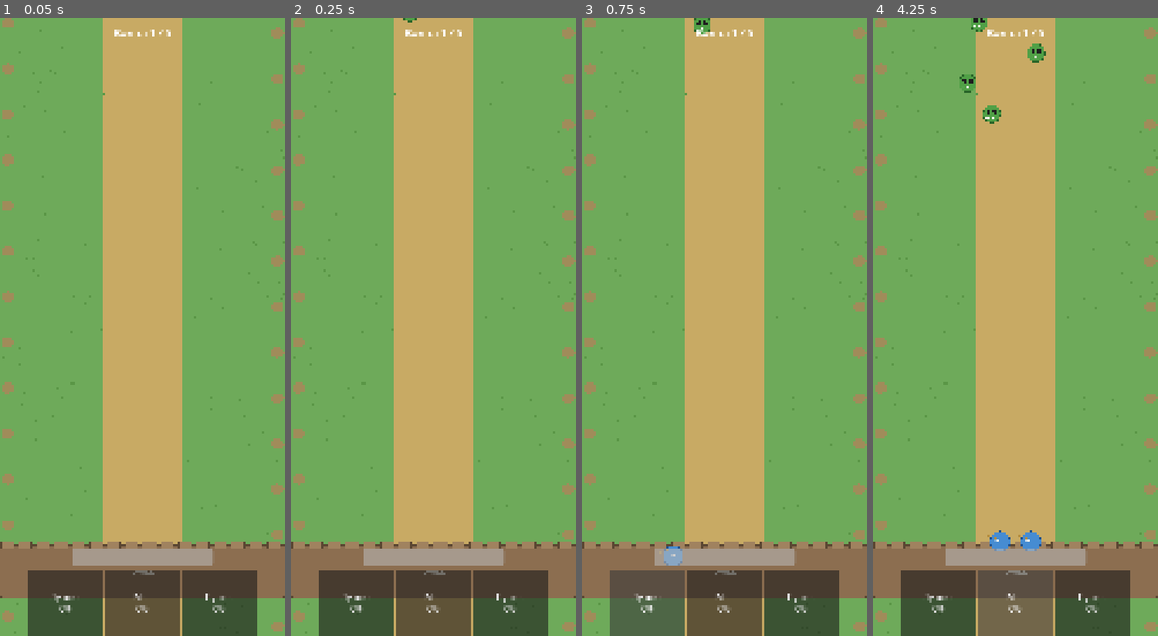
Above: before the commit, frames 1-4 (left to right).
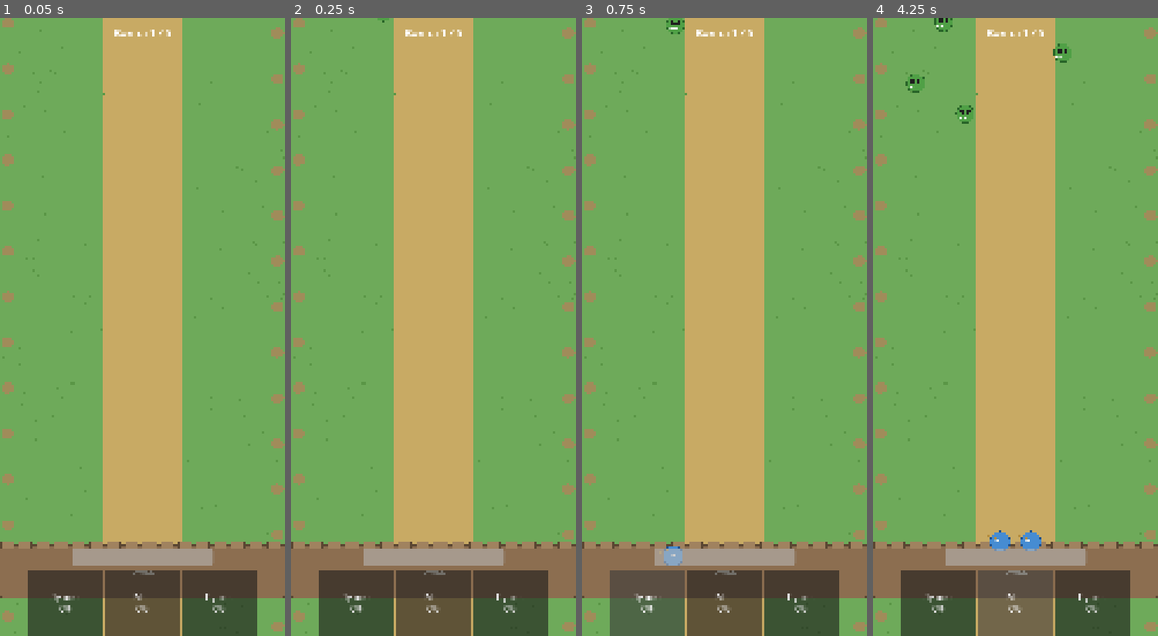
Above: after the commit, the same moments.

Repository: snowydad/MTD
Game: Godot game, scene res://src/scenes/main.tscn
Two runs of this game, one before a commit and one after it. Both use one fixed random seed, a clock stepped at 60 frames per second and the inputs below.
Inputs:
- Up to frame 1 (0.05 s): no input
- Up to frame 2 (0.25 s): no input
- Up to frame 3 (0.75 s): click "Лучник 0%" at 0.5 s
- Up to frame 4 (4.25 s): click "Маг 0%" at 1.25 s; click "Пушка 0%" at 2 s; click "Лучник 0%" at 2.75 s; click "Маг 0%" at 3.5 s

Frame 1 is identical in both runs. In frame 2, less than 0.1% of the frame differs, in the area x 30-45%, y 0-1%; in frame 3, 0.3%; in frame 4, 1.1%, in the area x 11-70%, y 0-18%.

Commit message:
Spawner upd

Diff:
--- a/src/scenes/enemies/goblin_spawner.tscn
+++ b/src/scenes/enemies/goblin_spawner.tscn
@@ -6,3 +6,4 @@
 [node name="GoblinSpawner" type="Node2D" unique_id=1609692534]
 script = ExtResource("1_spawner")
 enemy_scene = ExtResource("2_goblin")
+spawn_x_min = 30.0
--- a/src/scenes/main.tscn
+++ b/src/scenes/main.tscn
@@ -1,37 +1,35 @@
-[gd_scene load_steps=5 format=3 uid="uid://bmainscene001"]
+[gd_scene format=3 uid="uid://bmainscene001"]
 
-[ext_resource type="Script" path="res://src/scripts/main.gd" id="1_main"]
-[ext_resource type="Texture2D" path="res://assets/sprites/background/bg_field.png" id="2_bg"]
-[ext_resource type="Texture2D" path="res://assets/sprites/wall/wall.png" id="3_wall"]
-[ext_resource type="PackedScene" path="res://src/scenes/enemies/goblin_spawner.tscn" id="4_spawner"]
+[ext_resource type="Script" uid="uid://ck7h2fjsurtry" path="res://src/scripts/main.gd" id="1_main"]
+[ext_resource type="Texture2D" uid="uid://no3dyhxt0hih" path="res://assets/sprites/background/bg_field.png" id="2_bg"]
+[ext_resource type="Texture2D" uid="uid://c6k5yvug60ixc" path="res://assets/sprites/wall/wall.png" id="3_wall"]
+[ext_resource type="PackedScene" uid="uid://mweum0u6j34a" path="res://src/scenes/enemies/goblin_spawner.tscn" id="4_spawner"]
 
-[node name="Main" type="Node2D"]
+[node name="Main" type="Node2D" unique_id=869889743]
 script = ExtResource("1_main")
 
-[node name="World" type="Node2D" parent="."]
+[node name="World" type="Node2D" parent="." unique_id=1602206761]
 
-[node name="Background" type="Sprite2D" parent="World"]
+[node name="Background" type="Sprite2D" parent="World" unique_id=1401765862]
 texture = ExtResource("2_bg")
 centered = false
 
-[node name="Wall" type="Sprite2D" parent="World"]
+[node name="Wall" type="Sprite2D" parent="World" unique_id=1401200109]
 position = Vector2(562, 2180)
 texture = ExtResource("3_wall")
 
-[node name="Enemies" type="Node2D" parent="World"]
+[node name="Enemies" type="Node2D" parent="World" unique_id=658530129]
 
-[node name="GoblinSpawner" parent="World/Enemies" instance=ExtResource("4_spawner")]
-target_y = 2070.0
+[node name="GoblinSpawner" parent="World/Enemies" unique_id=677607802 instance=ExtResource("4_spawner")]
 spawn_interval = 1.2
-spawn_x_min = 300.0
-spawn_x_max = 825.0
-spawn_y = -50.0
+spawn_x_min = 35.0
+spawn_x_max = 1100.0
 
-[node name="Units" type="Node2D" parent="World"]
+[node name="Units" type="Node2D" parent="World" unique_id=1688297032]
 
-[node name="UI" type="CanvasLayer" parent="."]
+[node name="UI" type="CanvasLayer" parent="." unique_id=1292187258]
 
-[node name="HUD" type="Control" parent="UI"]
+[node name="HUD" type="Control" parent="UI" unique_id=266098022]
 layout_mode = 3
 anchors_preset = 15
 anchor_right = 1.0
@@ -40,14 +38,14 @@
 grow_vertical = 2
 mouse_filter = 2
 
-[node name="TopBar" type="HBoxContainer" parent="UI/HUD"]
+[node name="TopBar" type="HBoxContainer" parent="UI/HUD" unique_id=1299617121]
 layout_mode = 1
 anchors_preset = 10
 anchor_right = 1.0
 offset_bottom = 120.0
 grow_horizontal = 2
 
-[node name="WaveLabel" type="Label" parent="UI/HUD/TopBar"]
+[node name="WaveLabel" type="Label" parent="UI/HUD/TopBar" unique_id=928401293]
 layout_mode = 2
 size_flags_horizontal = 3
 theme_override_font_sizes/font_size = 42
@@ -55,7 +53,7 @@
 horizontal_alignment = 1
 vertical_alignment = 1
 
-[node name="BottomBar" type="HBoxContainer" parent="UI/HUD"]
+[node name="BottomBar" type="HBoxContainer" parent="UI/HUD" unique_id=1509770917]
 layout_mode = 1
 anchors_preset = 12
 anchor_top = 1.0
@@ -66,28 +64,28 @@
 grow_vertical = 0
 alignment = 1
 
-[node name="BtnArcher" type="Button" parent="UI/HUD/BottomBar"]
+[node name="BtnArcher" type="Button" parent="UI/HUD/BottomBar" unique_id=349278450]
 custom_minimum_size = Vector2(300, 220)
 layout_mode = 2
 theme_override_font_sizes/font_size = 32
 text = "Лучник
 0%"
 
-[node name="BtnMage" type="Button" parent="UI/HUD/BottomBar"]
+[node name="BtnMage" type="Button" parent="UI/HUD/BottomBar" unique_id=1537374859]
 custom_minimum_size = Vector2(300, 220)
 layout_mode = 2
 theme_override_font_sizes/font_size = 32
 text = "Маг
 0%"
 
-[node name="BtnCannon" type="Button" parent="UI/HUD/BottomBar"]
+[node name="BtnCannon" type="Button" parent="UI/HUD/BottomBar" unique_id=273534557]
 custom_minimum_size = Vector2(300, 220)
 layout_mode = 2
 theme_override_font_sizes/font_size = 32
 text = "Пушка
 0%"
 
-[node name="TowerHP" type="ProgressBar" parent="UI/HUD"]
+[node name="TowerHP" type="ProgressBar" parent="UI/HUD" unique_id=1695072257]
 layout_mode = 1
 anchors_preset = 7
 anchor_left = 0.5
--- a/src/scripts/enemies/enemy.gd
+++ b/src/scripts/enemies/enemy.gd
@@ -9,7 +9,7 @@
 @export var damage_to_wall: float = 5.0
 
 @export_group("Zigzag")
-@export var zigzag_amplitude: float = 40.0
+@export var zigzag_amplitude: float = 30.0
 @export var zigzag_frequency: float = 2.0
 
 var hp: float = 30.0
